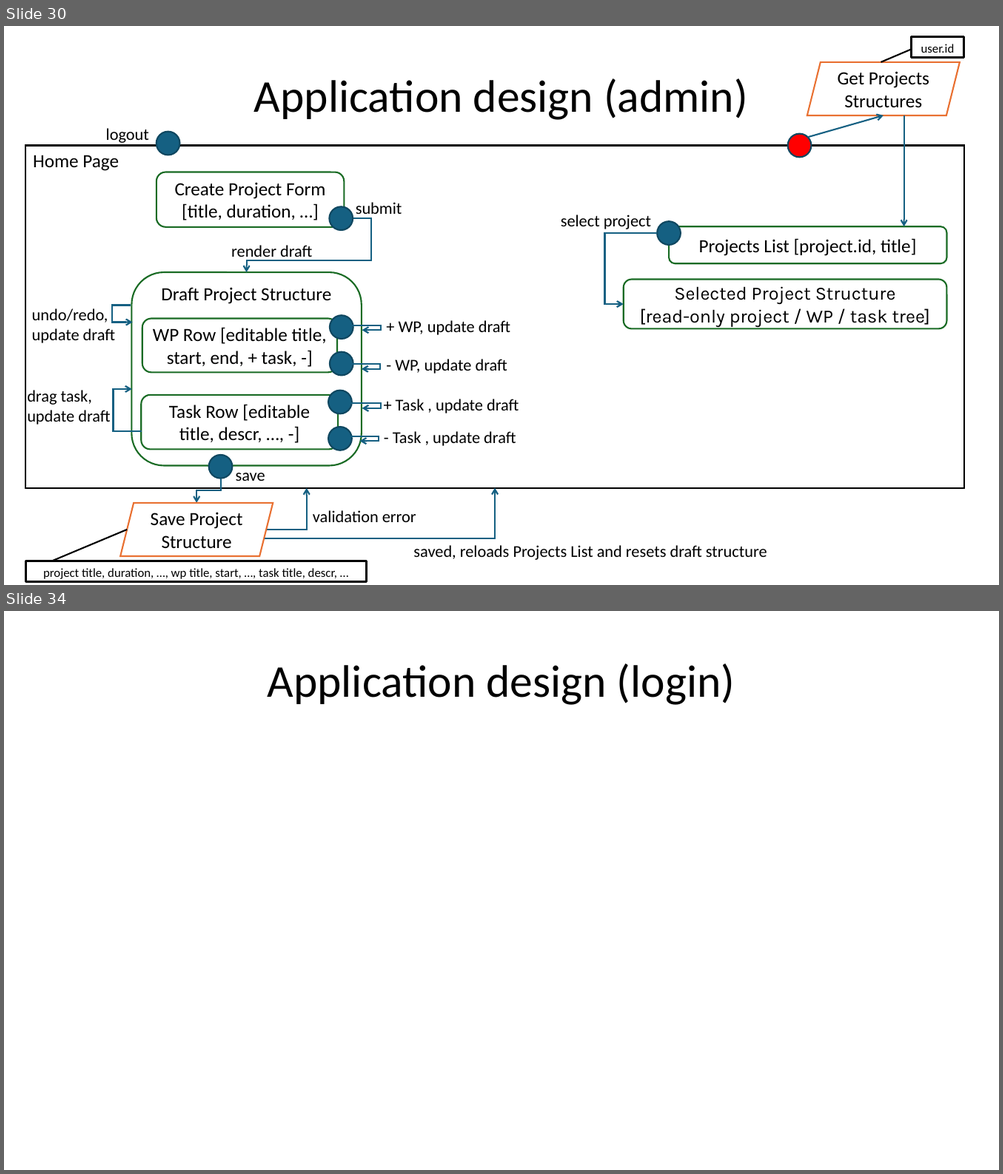
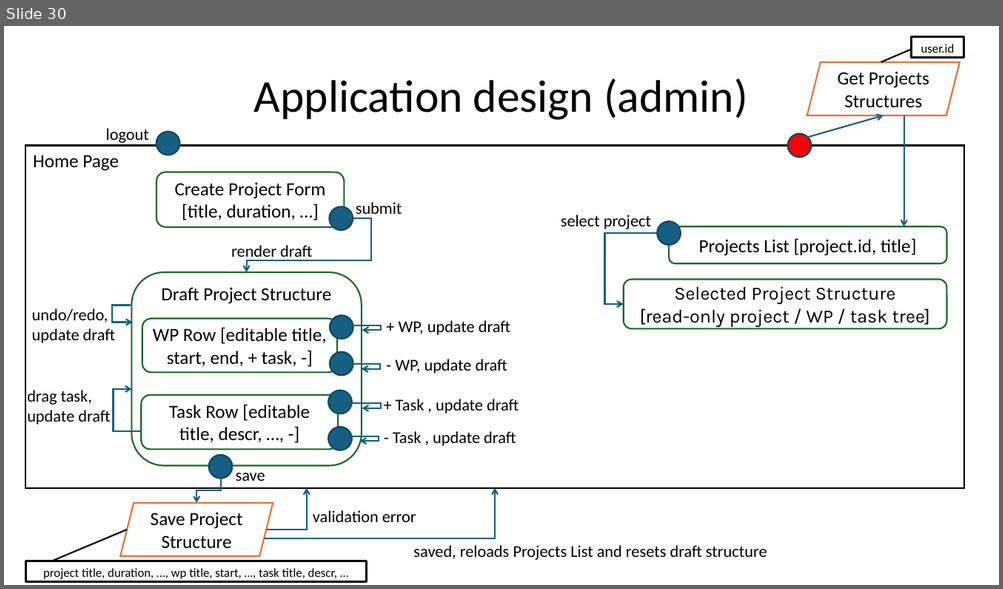
Before and after one commit to gilbertobrambilla/tiw-2026-html, a slide deck: docs/TIW_documentazione.pptx. Shown one above the other, each under a label of ours: slides 30 and 34 before the commit, slide 30 after it; the slides between them are not shown. The pictures are 1003x1174 and 1003x589 pixels, drawn with LibreOffice and Linux fonts; fonts in the diff are those of the drawing. Boxes give left, top, right and bottom in pixels: in the first picture for what was removed or moved away, otherwise in the second. Text is boxed around its words. In the diff, an @@ line names an element or a change of style, - is before the commit and + after.

```diff
--- a/docs/TIW_documentazione.pptx
+++ b/docs/TIW_documentazione.pptx
@@ slide 34 removed at (4, 611, 999, 1170), background #FFFFFF @@
@@ text removed at (267, 664, 734, 705) @@
-Application design (login)
```
Also in this commit, not shown: 2 slides changed, 4 slides added, 1 other slide removed.
